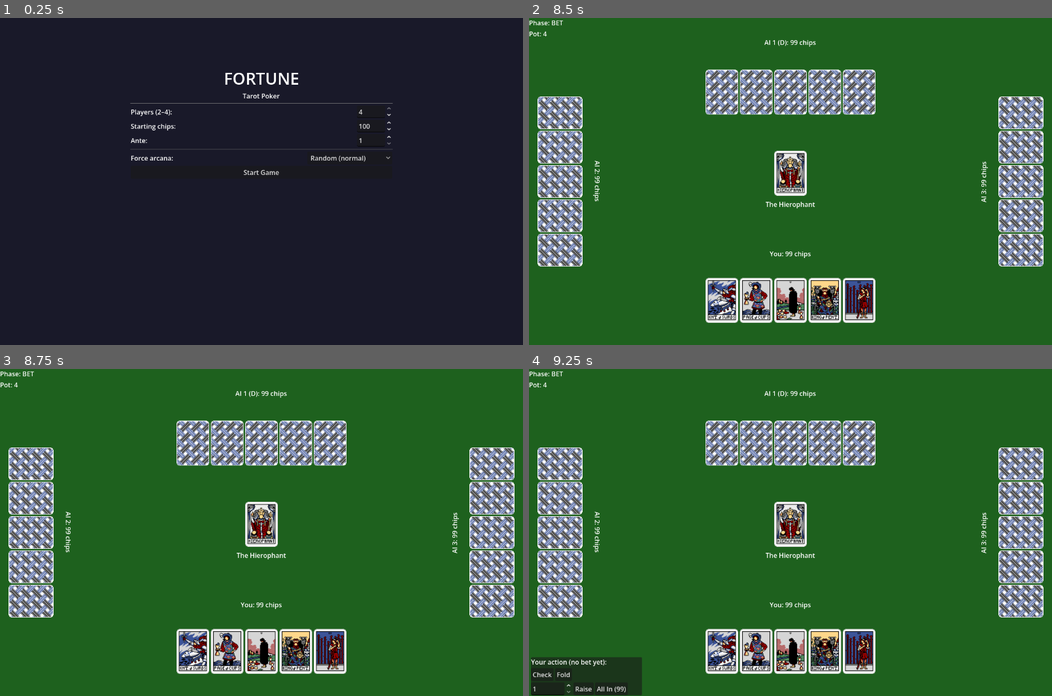
Above: before the commit, frames 1-4 (two rows, left to right).
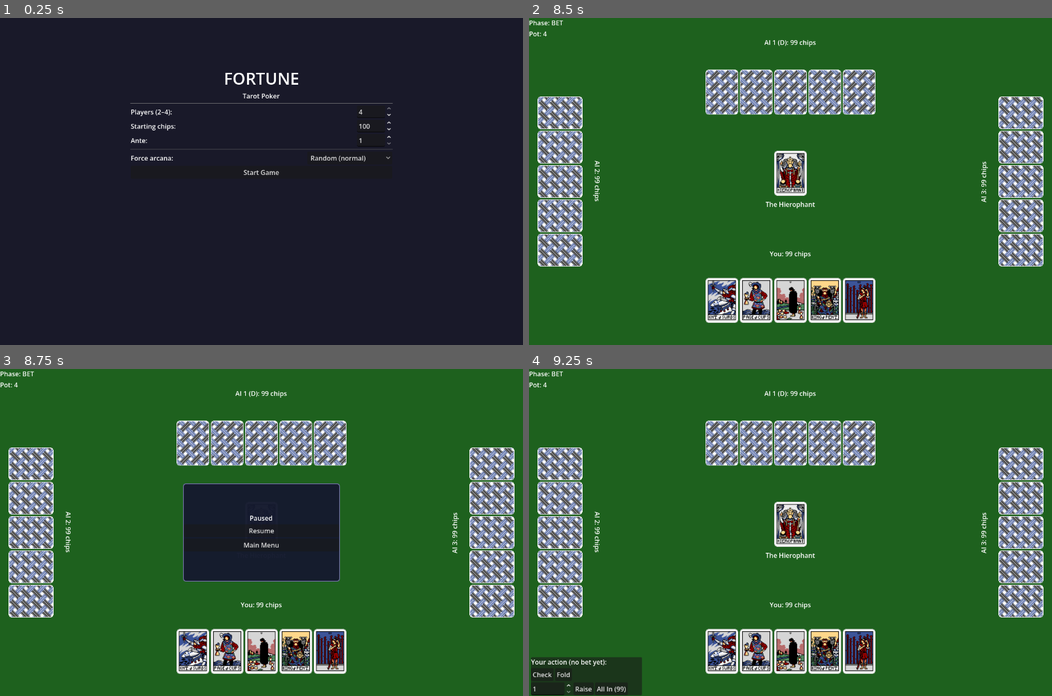
Above: after the commit, the same moments.

Repository: zenOfBass/Fortune
Game: Godot game, scene res://scenes/main_menu.tscn
The game is run twice, just before and just after one commit, with the same random seed, the same clock (stepped at 60 frames per second) and the same inputs.
Inputs (mouse positions are in pixels of both pictures, inside the frame that each line leads up to):
- Up to frame 1 (0.25 s): no input
- Up to frame 2 (8.5 s): click "Random (normal)" at 0.5 s; click "Random (normal)" at 1.25 s; click "Start Game" at 2 s; click "Continue" at 2.75 s; tap Enter at 3.5 s; move the mouse to (722, 93) at 3.52 s; click (722, 93) at 3.67 s; click "Check" at 4.25 s; click "Confirm Discard" at 5 s; move the mouse to (753, 93) at 5.77 s; click (753, 93) at 5.92 s; click (753, 93) at 6.67 s; move the mouse to (790, 93) at 7.27 s; click (790, 93) at 7.42 s; tap Space at 8 s; move the mouse to (827, 93) at 8.02 s; click (827, 93) at 8.17 s
- Up to frame 3 (8.75 s): tap Escape (ui_cancel) at 8.65 s
- Up to frame 4 (9.25 s): click (790, 529) at 8.75 s, where only the run after the commit has a clickable "Resume"

Frames 1-2 are identical in both runs. In frame 3, 8.9% of the frame differs, in the area x 35-65%, y 35-65%; in frame 4, nothing differs.

Commit message:
Add pause menu

Diff:
--- a/scenes/game_table.tscn
+++ b/scenes/game_table.tscn
@@ -28,6 +28,7 @@
 script = ExtResource("1_tbl")
 anchor_right = 1.0
 anchor_bottom = 1.0
+process_mode = 3
 
 [node name="Background" type="ColorRect" parent="."]
 color = Color(0.12, 0.38, 0.12, 1)
@@ -239,3 +240,29 @@
 [node name="NextButton" type="Button" parent="ResultPanel/VBox"]
 text = "Next Round"
 size_flags_horizontal = 3
+
+[node name="PausePanel" type="PanelContainer" parent="."]
+anchor_left = 0.35
+anchor_right = 0.65
+anchor_top = 0.35
+anchor_bottom = 0.65
+theme_override_styles/panel = SubResource("StyleBoxFlat_panels")
+visible = false
+
+[node name="VBox" type="VBoxContainer" parent="PausePanel"]
+anchor_right = 1.0
+anchor_bottom = 1.0
+alignment = 1
+
+[node name="TitleLabel" type="Label" parent="PausePanel/VBox"]
+text = "Paused"
+horizontal_alignment = 1
+size_flags_horizontal = 3
+
+[node name="ResumeButton" type="Button" parent="PausePanel/VBox"]
+text = "Resume"
+size_flags_horizontal = 3
+
+[node name="MainMenuButton" type="Button" parent="PausePanel/VBox"]
+text = "Main Menu"
+size_flags_horizontal = 3
--- a/scenes/table.gd
+++ b/scenes/table.gd
@@ -59,6 +59,12 @@
 @onready var result_label: Label = $ResultPanel/VBox/ResultLabel
 @onready var next_button: Button = $ResultPanel/VBox/NextButton
 
+# ---- Pause panel -------------------------------------------------------------
+
+@onready var pause_panel: PanelContainer = $PausePanel
+@onready var resume_button: Button = $PausePanel/VBox/ResumeButton
+@onready var main_menu_button: Button = $PausePanel/VBox/MainMenuButton
+
 # ---- Setup -------------------------------------------------------------------
 
 var _game_over: bool = false
@@ -91,6 +97,8 @@
 
 	confirm_button.pressed.connect(_on_confirm_discard)
 	next_button.pressed.connect(_on_next_pressed)
+	resume_button.pressed.connect(_on_resume_pressed)
+	main_menu_button.pressed.connect(_on_main_menu_pressed)
 	chariot_panel.confirmed.connect(_on_chariot_confirmed)
 	star_panel.swap_chosen.connect(_on_star_swap)
 	star_panel.pass_chosen.connect(_on_star_pass)
@@ -452,3 +460,19 @@
 	result_panel.visible = false
 	if _game_over:
 		get_tree().change_scene_to_file("res://scenes/main_menu.tscn")
+
+func _unhandled_input(event: InputEvent) -> void:
+	if event.is_action_pressed("ui_cancel"):
+		_toggle_pause()
+
+func _toggle_pause() -> void:
+	var pausing := not pause_panel.visible
+	pause_panel.visible = pausing
+	get_tree().paused = pausing
+
+func _on_resume_pressed() -> void:
+	_toggle_pause()
+
+func _on_main_menu_pressed() -> void:
+	get_tree().paused = false
+	get_tree().change_scene_to_file("res://scenes/main_menu.tscn")
